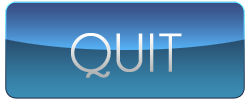
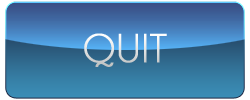
Layers edited between the first and the second 250px x 100px image:
painted on "Quit" over [71, 33, 182, 78]
